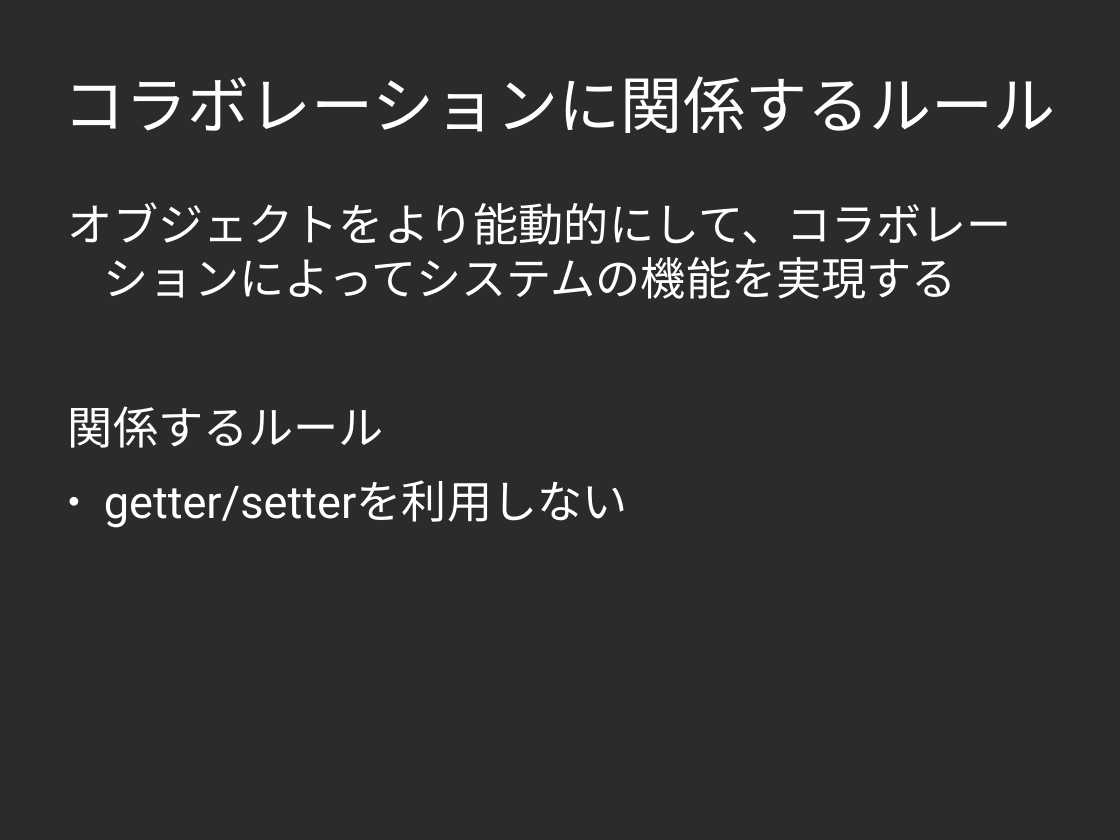
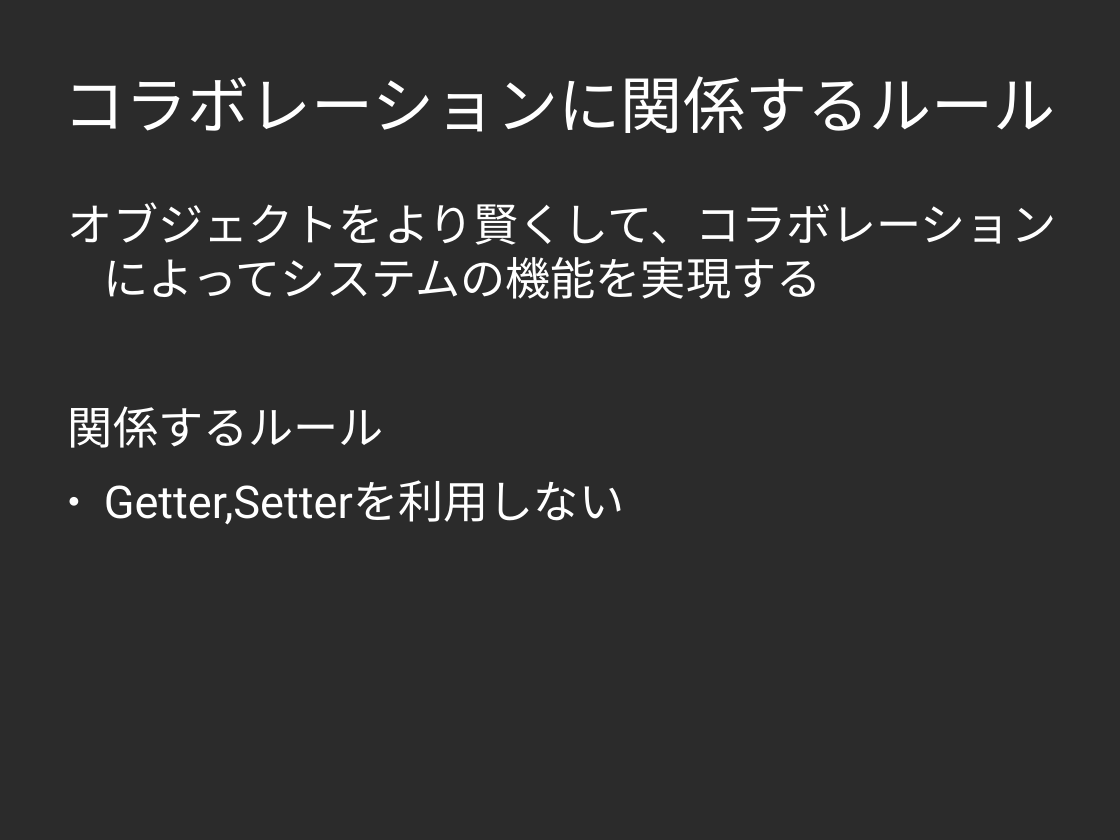
Before and after one commit to yojik/yojik-lib, a slide deck: slide 54 of 2009devsumi/oo_exercise/doc/devsum.odp. Drawn at 1120x840 pixels with LibreOffice and Linux fonts; fonts in the diff are those of the drawing; background and template pictures are left out; a plain dark background stands for a picture behind light text. Boxes give left, top, right and bottom in pixels: in the first picture for what was removed or moved away, otherwise in the second. Text is boxed around its words. In the diff, an @@ line names an element or a change of style, - is before the commit and + after.

```diff
--- a/2009devsumi/oo_exercise/doc/devsum.odp
+++ b/2009devsumi/oo_exercise/doc/devsum.odp
@@ text at (x1=68, y1=202, x2=1056, y2=299): text changed @@
-オブジェクトをより能動的にして、コラボレーションによってシステムの機能を実現する
+オブジェクトをより賢くして、コラボレーションによってシステムの機能を実現する
@@ text at (x1=104, y1=480, x2=624, y2=524): text changed @@
-● getter/setterを利用しない
+● Getter,Setterを利用しない
```
Also in this commit, not shown: 29 other slides changed, 1 slide added, 5 other files.
